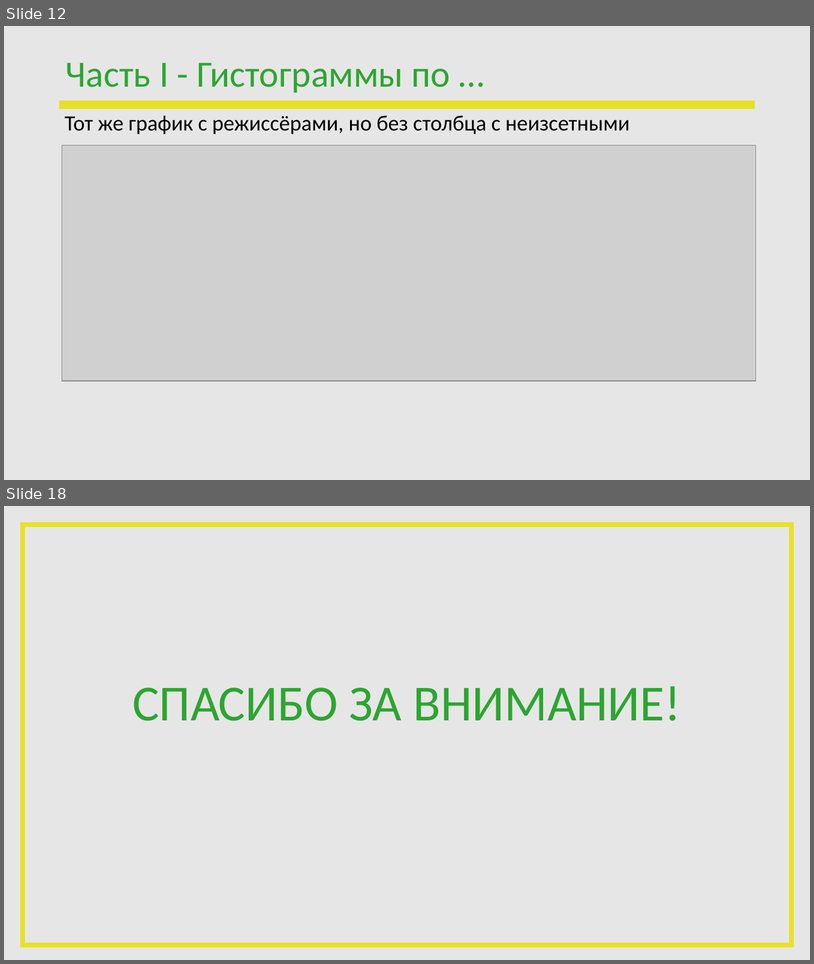
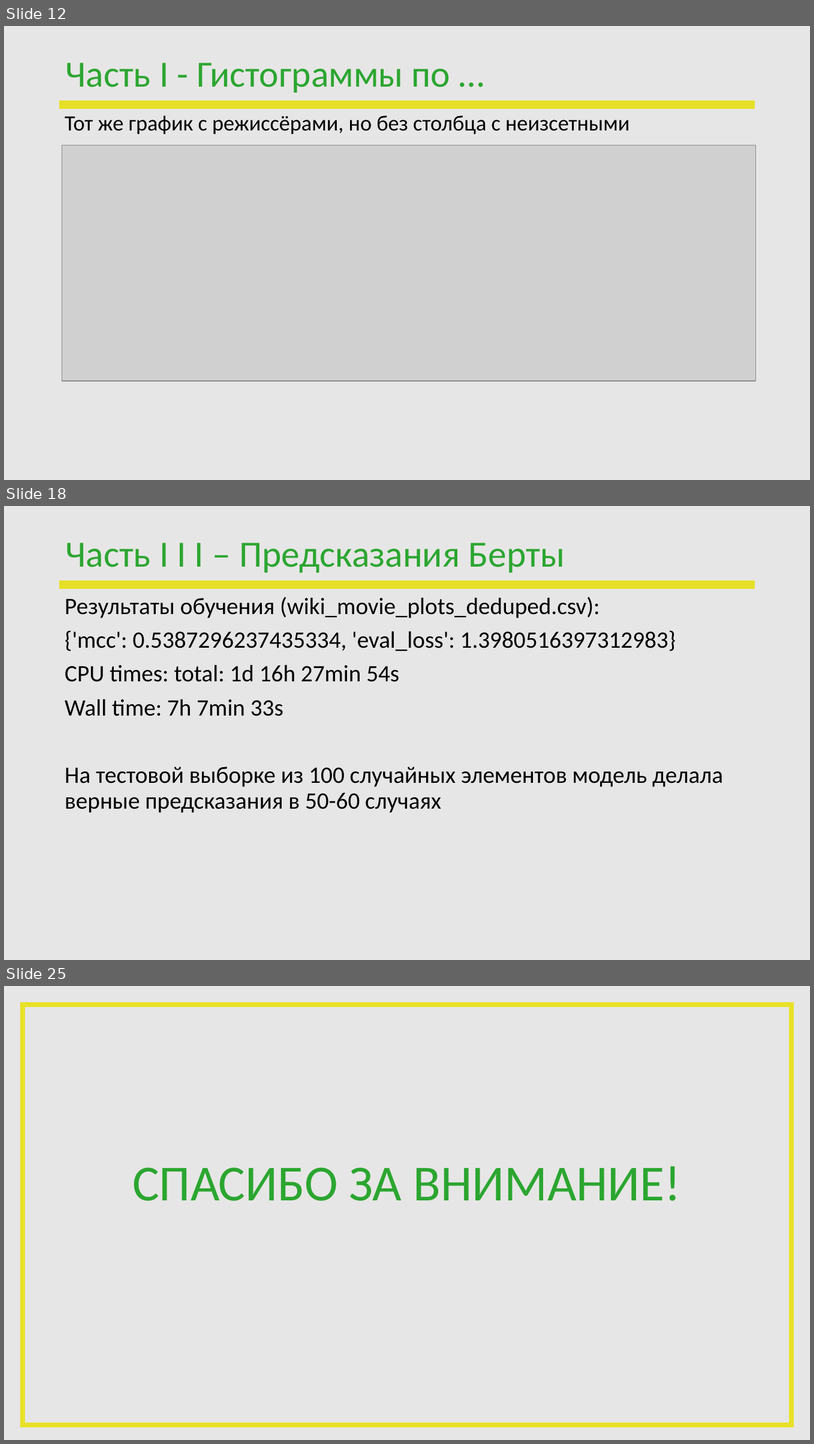
Before and after one commit to PavelVNovikov/DS_april_2022, a slide deck: Diplom/ПЕРЕЗАПУСК_DS_Novikov.pptx. Shown one above the other, each under a label of ours: slides 12 and 18 before the commit, slides 12, 18 and 25 after it; the slides between them are not shown. The pictures are 814x964 and 814x1444 pixels, drawn with LibreOffice and Linux fonts; fonts in the diff are those of the drawing; grey boxes stand for pictures; background and template pictures are left out. Boxes give left, top, right and bottom in pixels: in the first picture for what was removed or moved away, otherwise in the second. Text is boxed around its words. In the diff, an @@ line names an element or a change of style, - is before the commit and + after.

```diff
--- a/Diplom/ПЕРЕЗАПУСК_DS_Novikov.pptx
+++ b/Diplom/ПЕРЕЗАПУСК_DS_Novikov.pptx
@@ slide 18 added at box(4, 506, 810, 960), background #E7E6E6; not listed: 1 template element that a slide beside it also shows @@
@@ title added at box(65, 543, 565, 573), 44 pt, text #2BA630 @@
+Часть I I I – Предсказания Берты
@@ text added at box(65, 597, 723, 813), 28 pt, text #000000 @@
+Результаты обучения (wiki_movie_plots_deduped.csv):
+{'mcc': 0.5387296237435334, 'eval_loss': 1.3980516397312983}
+CPU times: total: 1d 16h 27min 54s
+Wall time: 7h 7min 33s
+На тестовой выборке из 100 случайных элементов модель делала верные предсказания в 50-60 случаях
@@ what was slide 18 is now slide 25 @@
```
Also in this commit, not shown: 2 slides changed, 9 other slides added, 3 slides removed.
